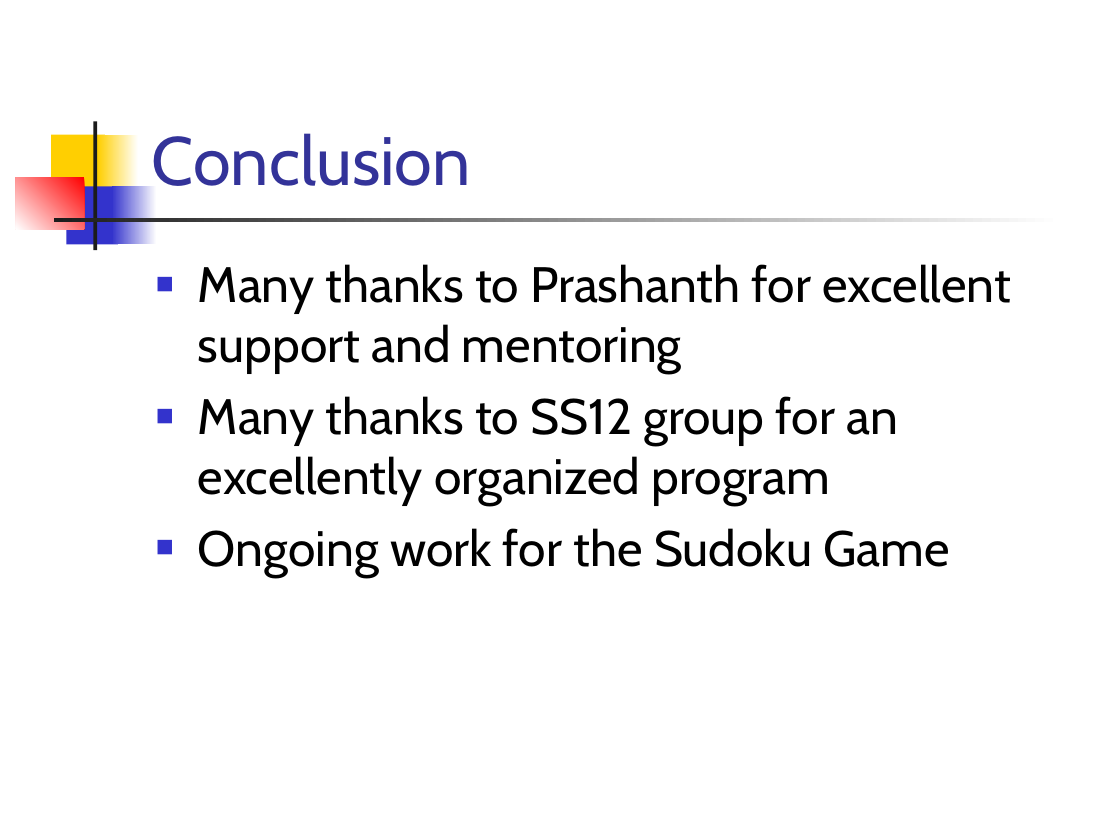
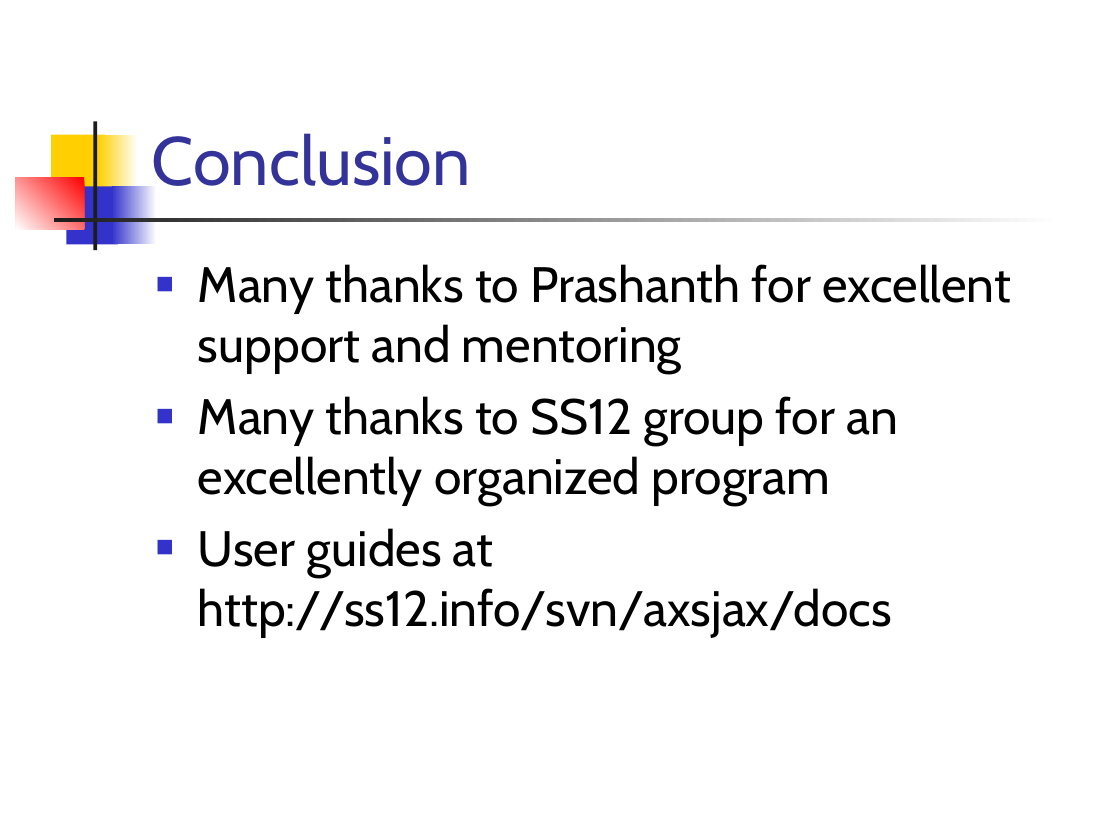
Before and after one commit to prateekt/pp-axsjax-scripts, a slide deck: slide 11 of AxsJax.ppt. Drawn at 1120x840 pixels with LibreOffice and Linux fonts; fonts in the diff are those of the drawing. Boxes give left, top, right and bottom in pixels: in the first picture for what was removed or moved away, otherwise in the second. Text is boxed around its words. In the diff, an @@ line names an element or a change of style, - is before the commit and + after.

```diff
--- a/AxsJax.ppt
+++ b/AxsJax.ppt
@@ text at (x1=198, y1=528, x2=892, y2=636): text changed @@
-■ Ongoing work for the Sudoku Game
+■ User guides at http://ss12.info/svn/axsjax/docs
```
Also in this commit, not shown: 1 other file.
